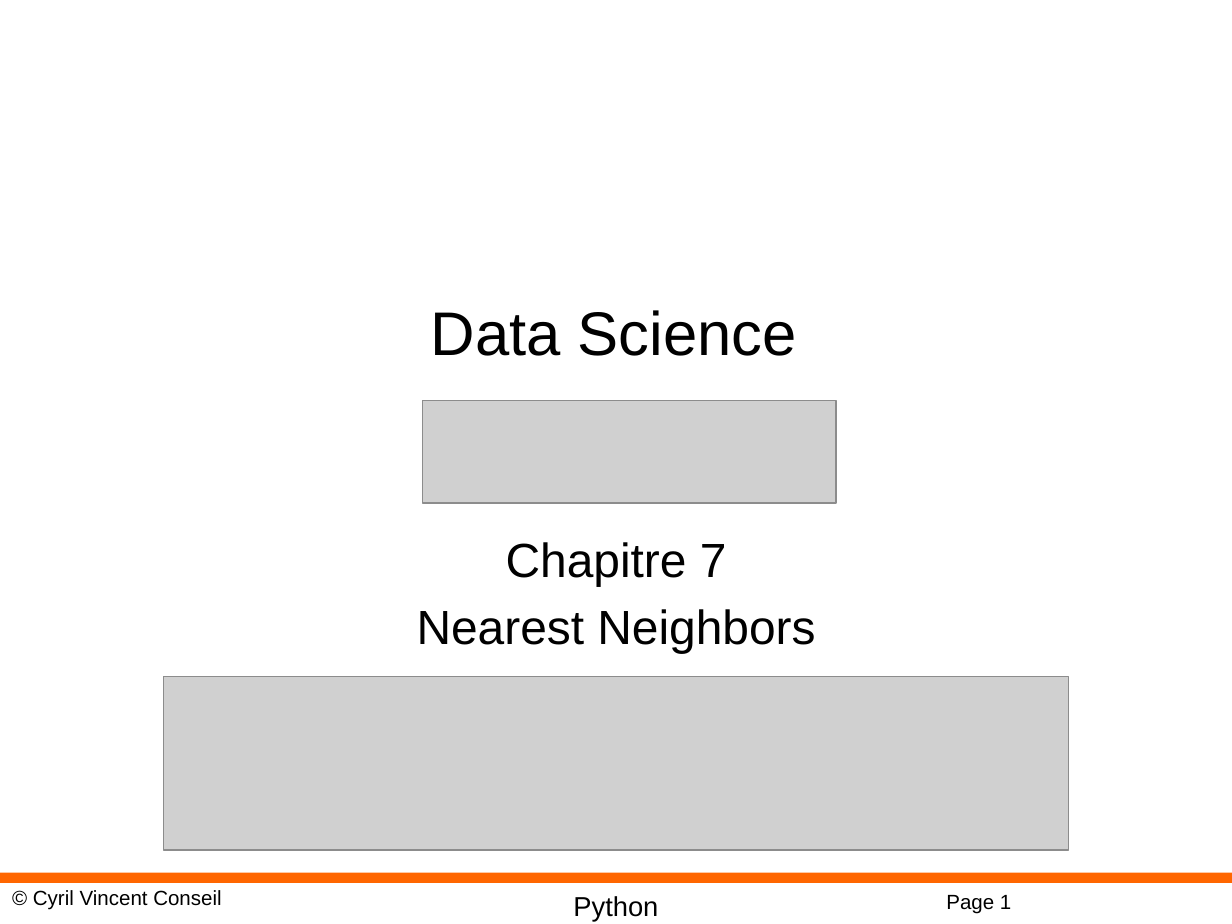
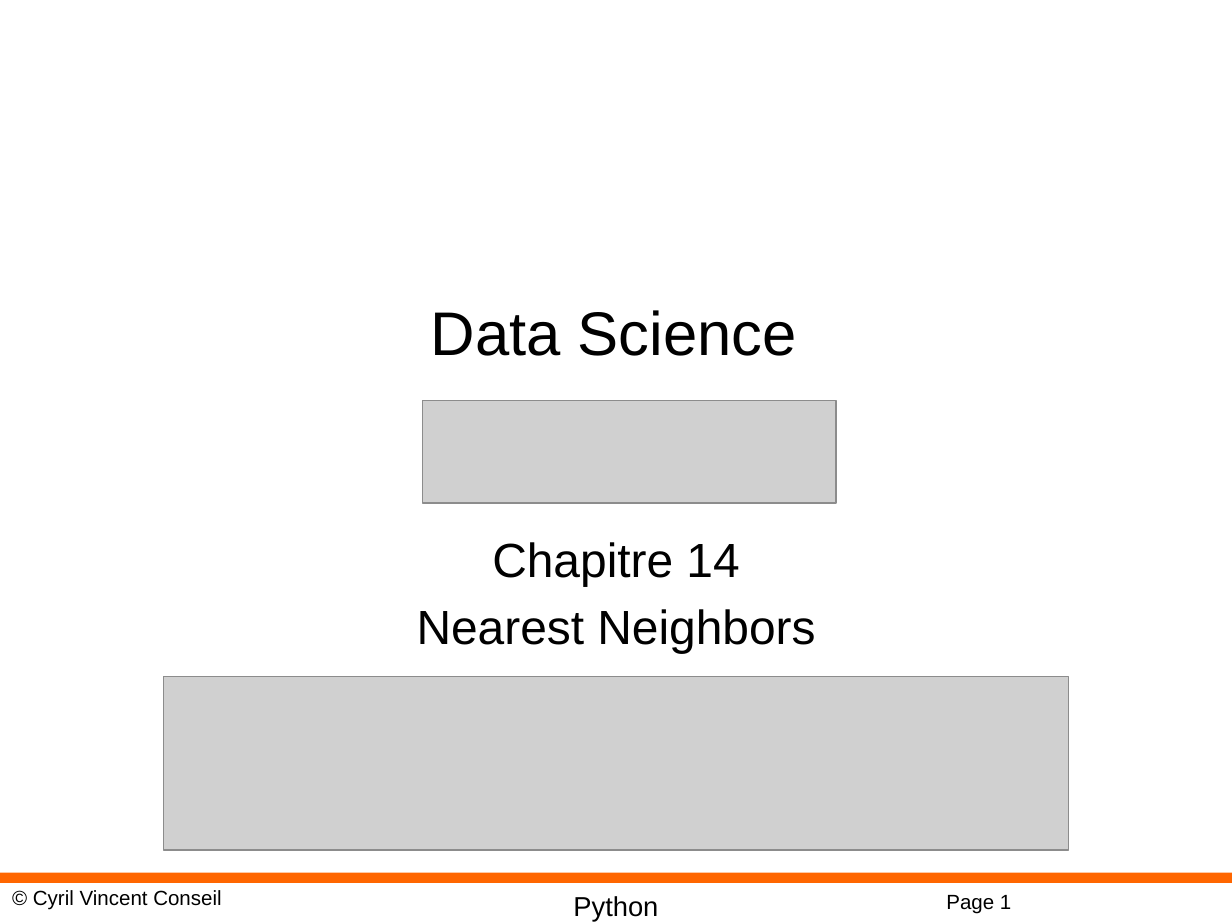
Before and after one commit to cyrilvincent/ML, a slide deck: slide 1 of PPT/MachineLearning14-KNN.pptx. Drawn at 1232x924 pixels with LibreOffice and Linux fonts; fonts in the diff are those of the drawing; grey boxes stand for pictures; background and template pictures are left out. Boxes give left, top, right and bottom in pixels: in the first picture for what was removed or moved away, otherwise in the second. Text is boxed around its words. In the diff, an @@ line names an element or a change of style, - is before the commit and + after.

```diff
--- a/PPT/MachineLearning14-KNN.pptx
+++ b/PPT/MachineLearning14-KNN.pptx
@@ subtitle at bbox=[492, 542, 739, 586]: text changed @@
-Chapitre 7
+Chapitre 14
```
Also in this commit, not shown: 3 other slides changed, 19 other files.
